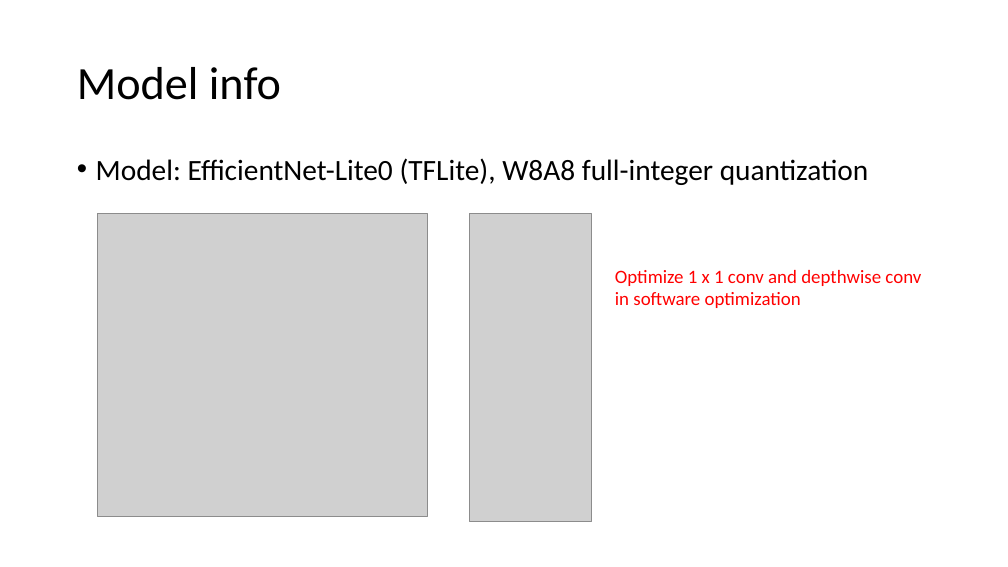
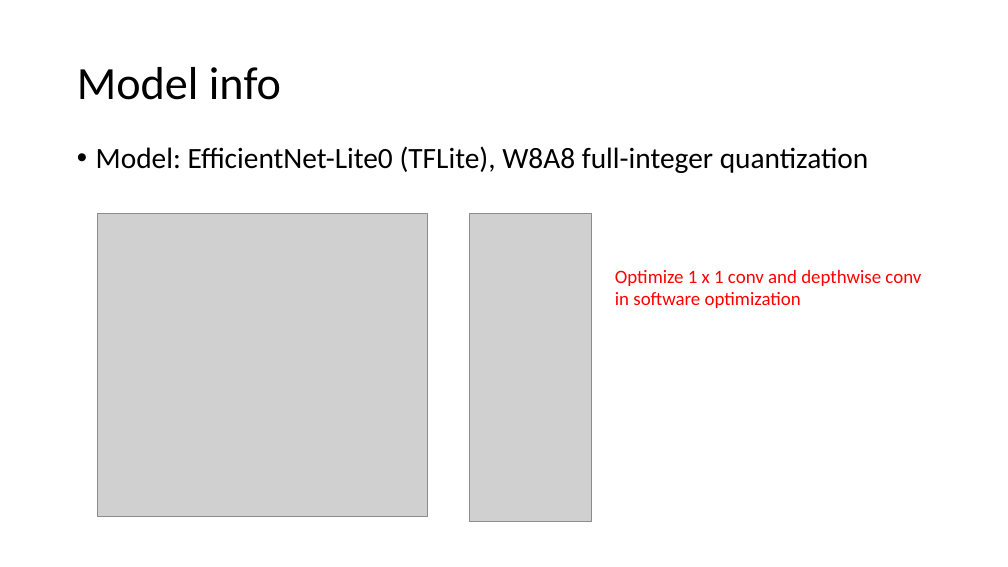
Before and after one commit to todayisallen/Quantized-Neural-Network-Acceleration-on-RV64IMC, a slide deck: slide 4 of Midterm Project.pptx. Drawn at 1008x567 pixels with LibreOffice and Linux fonts; fonts in the diff are those of the drawing; grey boxes stand for pictures. Boxes give left, top, right and bottom in pixels: in the first picture for what was removed or moved away, otherwise in the second. Text is boxed around its words. In the diff, an @@ line names an element or a change of style, - is before the commit and + after.

```diff
--- a/Midterm Project.pptx
+++ b/Midterm Project.pptx
@@ text "Model: EfficientNet-Lite0 (TFLite), W8A8 full-integer ...": place and size @@
-text "Model: EfficientNet-Lite0 (TFLite), W8A8 full-integer ..." at (96, 158, 869, 185)
+text "Model: EfficientNet-Lite0 (TFLite), W8A8 full-integer ..." at (96, 146, 869, 173)
```
Also in this commit, not shown: 12 other slides changed, 1 slide added.
